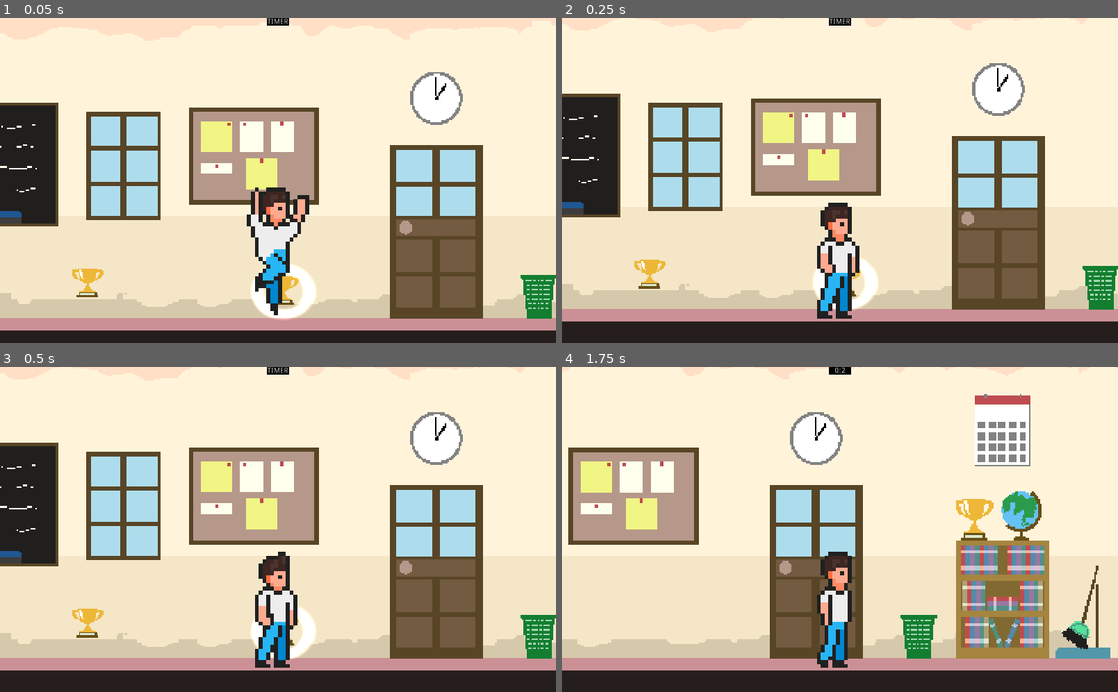
Above: before the commit, frames 1-4 (two rows, left to right).
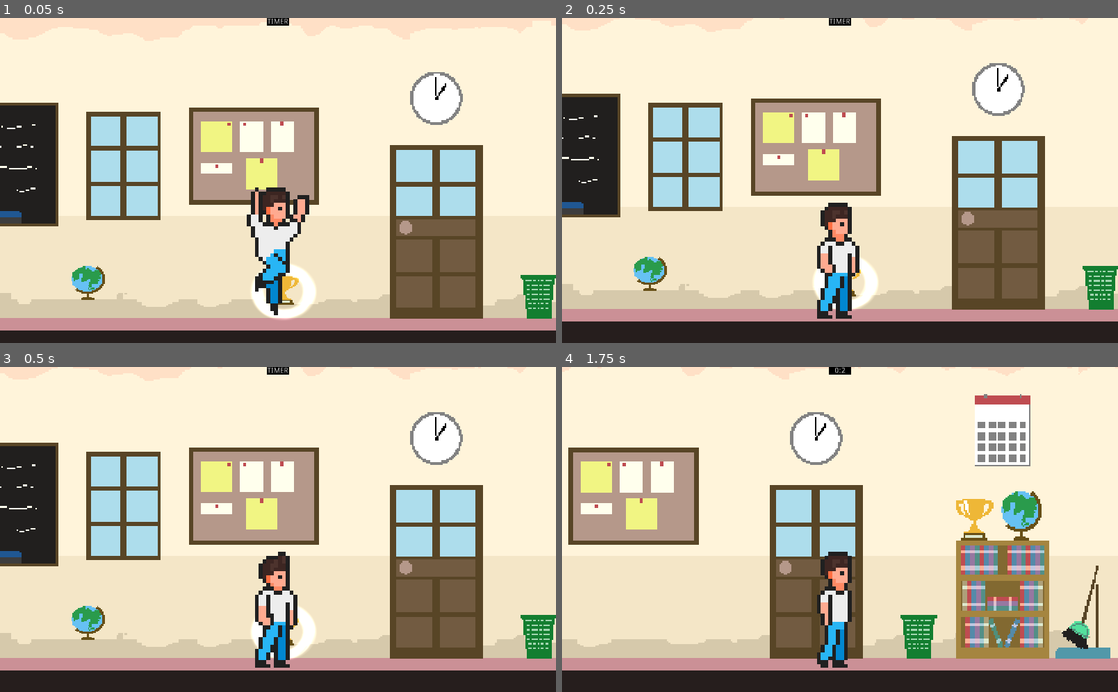
Above: after the commit, the same moments.

Repository: beyondchan28/GGJMakeMeLaugh
Game: Godot game, scene res://Scenes/World.tscn
Two runs of this game, one before a commit and one after it. Both use one fixed random seed, a clock stepped at 60 frames per second and the inputs below. The engine's default icon, where the game draws it, is replaced by a stand-in: a white triangle on a blue panel in a dark square.
Inputs (mouse positions are in pixels of both pictures, inside the frame that each line leads up to):
- Up to frame 1 (0.05 s): no input
- Up to frame 2 (0.25 s): no input
- Up to frame 3 (0.5 s): no input
- Up to frame 4 (1.75 s): tap Enter at 0.5 s; move the mouse to (962, 513) at 0.52 s; hold Space (throw) 0.53-1.28 s; hold D (right) from 0.53 s (still down); tap P (interact) at 0.6 s; click (962, 513) at 0.67 s; tap W (jump) at 0.77, 1.52 s; move the mouse to (728, 545) at 1.27 s; tap Space (throw) at 1.35 s; tap Q (next_dialogue, bound only after the commit) at 1.55 s

The runs differ from the first frame. In frame 1, 0.5% of the frame differs, in the area x 12-19%, y 76-87%; in frame 2, 0.5%; in frame 3, 0.5%; in frame 4, nothing differs.

Commit message:
improve core gameplay, win condition and pickups system

Diff:
--- a/Scenes/Classroom.tscn
+++ b/Scenes/Classroom.tscn
@@ -7,6 +7,8 @@
 [ext_resource path="res://Scripts/dialogue_trigger.gd" type="Script" id=5]
 [ext_resource path="res://Scenes/Pickup.tscn" type="PackedScene" id=6]
 [ext_resource path="res://Assets/Environment/pixelated_background.png" type="Texture" id=7]
+[ext_resource path="res://Assets/Throw Object/props_class_globe.png" type="Texture" id=8]
+[ext_resource path="res://Scenes/Enemy.tscn" type="PackedScene" id=9]
 
 [sub_resource type="AtlasTexture" id=1]
 atlas = ExtResource( 1 )
@@ -21,10 +23,6 @@
 
 [sub_resource type="RectangleShape2D" id=5]
 extents = Vector2( 10, 300 )
-
-[sub_resource type="CapsuleShape2D" id=7]
-radius = 18.0
-height = 100.0
 
 [sub_resource type="RectangleShape2D" id=4]
 
@@ -65,13 +63,7 @@
 position = Vector2( 675, -244 )
 shape = SubResource( 5 )
 
-[node name="Enemy" type="Area2D" parent="."]
-position = Vector2( 138, 417 )
-collision_layer = 4
-collision_mask = 4
-
-[node name="CollisionShape2D" type="CollisionShape2D" parent="Enemy"]
-shape = SubResource( 7 )
+[node name="Enemy" parent="." instance=ExtResource( 9 )]
 
 [node name="Area2D" type="Area2D" parent="."]
 position = Vector2( 896, -143 )
@@ -109,6 +101,9 @@
 
 [node name="Pickup" parent="." instance=ExtResource( 6 )]
 position = Vector2( 903, 442 )
+anger_damage = 20
 
 [node name="Pickup2" parent="." instance=ExtResource( 6 )]
 position = Vector2( 651, 432 )
+texture = ExtResource( 8 )
+anger_damage = 40
--- /dev/null
+++ b/Scenes/Enemy.tscn
@@ -0,0 +1,58 @@
+[gd_scene load_steps=6 format=2]
+
+[ext_resource path="res://Assets/Pixel Health Pack/healthbar4.png" type="Texture" id=1]
+[ext_resource path="res://Scripts/enemy.gd" type="Script" id=2]
+
+[sub_resource type="CapsuleShape2D" id=7]
+radius = 18.0
+height = 100.0
+
+[sub_resource type="AtlasTexture" id=8]
+atlas = ExtResource( 1 )
+region = Rect2( 140.111, 48.1484, 104.593, 20.1481 )
+
+[sub_resource type="AtlasTexture" id=9]
+atlas = ExtResource( 1 )
+region = Rect2( 12.25, 48.25, 105, 21 )
+
+[node name="Enemy" type="Area2D"]
+position = Vector2( 138, 417 )
+collision_layer = 4
+collision_mask = 4
+script = ExtResource( 2 )
+
+[node name="CollisionShape2D" type="CollisionShape2D" parent="."]
+shape = SubResource( 7 )
+
+[node name="MissPos" type="Node2D" parent="."]
+
+[node name="Position2D" type="Position2D" parent="MissPos"]
+position = Vector2( 76, 58 )
+
+[node name="Position2D2" type="Position2D" parent="MissPos"]
+position = Vector2( 162, 62 )
+
+[node name="Position2D3" type="Position2D" parent="MissPos"]
+position = Vector2( 121, 60 )
+
+[node name="Control" type="Control" parent="."]
+anchor_left = 0.5
+anchor_top = 0.5
+anchor_right = 0.5
+anchor_bottom = 0.5
+margin_left = -20.0
+margin_top = -20.0
+margin_right = 20.0
+margin_bottom = 20.0
+
+[node name="AngerMeter" type="TextureProgress" parent="Control"]
+anchor_left = 0.5
+anchor_top = 0.5
+anchor_right = 0.5
+anchor_bottom = 0.5
+margin_left = -53.0
+margin_top = -101.0
+margin_right = 51.0
+margin_bottom = -81.0
+texture_under = SubResource( 8 )
+texture_progress = SubResource( 9 )
--- a/Scenes/Player.tscn
+++ b/Scenes/Player.tscn
@@ -1,9 +1,10 @@
-[gd_scene load_steps=35 format=2]
+[gd_scene load_steps=53 format=2]
 
 [ext_resource path="res://Scripts/player.gd" type="Script" id=1]
 [ext_resource path="res://Scripts/throw_mechanic.gd" type="Script" id=2]
 [ext_resource path="res://Assets/Player/all.png" type="Texture" id=3]
 [ext_resource path="res://Scripts/throw_object_detector.gd" type="Script" id=4]
+[ext_resource path="res://Assets/Player/semua aset karakter utama.png" type="Texture" id=5]
 [ext_resource path="res://Scripts/timer.gd" type="Script" id=6]
 [ext_resource path="res://RuntimeData/runtime_data.tres" type="Resource" id=7]
 
@@ -65,25 +66,115 @@
 atlas = ExtResource( 3 )
 region = Rect2( 4160, 0, 160, 220 )
 
-[sub_resource type="AtlasTexture" id=47]
-atlas = ExtResource( 3 )
-region = Rect2( 1920, 0, 160, 220 )
-
-[sub_resource type="AtlasTexture" id=48]
-atlas = ExtResource( 3 )
-region = Rect2( 2080, 0, 160, 220 )
-
-[sub_resource type="AtlasTexture" id=49]
-atlas = ExtResource( 3 )
-region = Rect2( 2240, 0, 160, 220 )
-
-[sub_resource type="AtlasTexture" id=50]
-atlas = ExtResource( 3 )
-region = Rect2( 2400, 0, 160, 220 )
-
-[sub_resource type="AtlasTexture" id=51]
-atlas = ExtResource( 3 )
-region = Rect2( 2560, 0, 160, 220 )
+[sub_resource type="AtlasTexture" id=75]
+flags = 4
+atlas = ExtResource( 5 )
+region = Rect2( 0, 660, 159, 220 )
+
+[sub_resource type="AtlasTexture" id=76]
+flags = 4
+atlas = ExtResource( 5 )
+region = Rect2( 159, 660, 159, 220 )
+
+[sub_resource type="AtlasTexture" id=77]
+flags = 4
+atlas = ExtResource( 5 )
+region = Rect2( 318, 660, 159, 220 )
+
+[sub_resource type="AtlasTexture" id=78]
+flags = 4
+atlas = ExtResource( 5 )
+region = Rect2( 477, 660, 159, 220 )
+
+[sub_resource type="AtlasTexture" id=79]
+flags = 4
+atlas = ExtResource( 5 )
+region = Rect2( 636, 660, 159, 220 )
+
+[sub_resource type="AtlasTexture" id=80]
+flags = 4
+atlas = ExtResource( 5 )
+region = Rect2( 795, 660, 159, 220 )
+
+[sub_resource type="AtlasTexture" id=81]
+flags = 4
+atlas = ExtResource( 5 )
+region = Rect2( 954, 660, 159, 220 )
+
+[sub_resource type="AtlasTexture" id=82]
+flags = 4
+atlas = ExtResource( 5 )
+region = Rect2( 1113, 660, 159, 220 )
+
+[sub_resource type="AtlasTexture" id=83]
+flags = 4
+atlas = ExtResource( 5 )
+region = Rect2( 1272, 660, 159, 220 )
+
+[sub_resource type="AtlasTexture" id=84]
+flags = 4
+atlas = ExtResource( 5 )
+region = Rect2( 1431, 660, 159, 220 )
+
+[sub_resource type="AtlasTexture" id=63]
+flags = 4
+atlas = ExtResource( 5 )
+region = Rect2( 0, 440, 159, 220 )
+
+[sub_resource type="AtlasTexture" id=64]
+flags = 4
+atlas = ExtResource( 5 )
+region = Rect2( 159, 440, 159, 220 )
+
+[sub_resource type="AtlasTexture" id=65]
+flags = 4
+atlas = ExtResource( 5 )
+region = Rect2( 318, 440, 159, 220 )
+
+[sub_resource type="AtlasTexture" id=66]
+flags = 4
+atlas = ExtResource( 5 )
+region = Rect2( 477, 440, 159, 220 )
+
+[sub_resource type="AtlasTexture" id=67]
+flags = 4
+atlas = ExtResource( 5 )
+region = Rect2( 636, 440, 159, 220 )
+
+[sub_resource type="AtlasTexture" id=68]
+flags = 4
+atlas = ExtResource( 5 )
+region = Rect2( 795, 440, 159, 220 )
+
+[sub_resource type="AtlasTexture" id=69]
+flags = 4
+atlas = ExtResource( 5 )
+region = Rect2( 954, 440, 159, 220 )
+
+[sub_resource type="AtlasTexture" id=70]
+flags = 4
+atlas = ExtResource( 5 )
+region = Rect2( 1113, 440, 159, 220 )
+
+[sub_resource type="AtlasTexture" id=71]
+flags = 4
+atlas = ExtResource( 5 )
+region = Rect2( 1272, 440, 159, 220 )
+
+[sub_resource type="AtlasTexture" id=72]
+flags = 4
+atlas = ExtResource( 5 )
+region = Rect2( 1431, 440, 159, 220 )
+
+[sub_resource type="AtlasTexture" id=73]
+flags = 4
+atlas = ExtResource( 5 )
+region = Rect2( 1590, 440, 159, 220 )
+
+[sub_resource type="AtlasTexture" id=74]
+flags = 4
+atlas = ExtResource( 5 )
+region = Rect2( 1749, 440, 159, 220 )
 
 [sub_resource type="AtlasTexture" id=39]
 atlas = ExtResource( 3 )
@@ -126,9 +217,14 @@
 "name": "jump",
 "speed": 10.0
 }, {
-"frames": [ SubResource( 47 ), SubResource( 48 ), SubResource( 49 ), SubResource( 50 ), SubResource( 51 ) ],
+"frames": [ SubResource( 75 ), SubResource( 76 ), SubResource( 77 ), SubResource( 78 ), SubResource( 79 ), SubResource( 80 ), SubResource( 81 ), SubResource( 82 ), SubResource( 83 ), SubResource( 84 ) ],
 "loop": false,
 "name": "sit_down",
+"speed": 10.0
+}, {
+"frames": [ SubResource( 63 ), SubResource( 64 ), SubResource( 65 ), SubResource( 66 ), SubResource( 67 ), SubResource( 68 ), SubResource( 69 ), SubResource( 70 ), SubResource( 71 ), SubResource( 72 ), SubResource( 73 ), SubResource( 74 ) ],
+"loop": false,
+"name": "throw",
 "speed": 10.0
 }, {
 "frames": [ SubResource( 39 ), SubResource( 40 ), SubResource( 41 ), SubResource( 42 ), SubResource( 43 ), SubResource( 44 ) ],
@@ -199,8 +295,8 @@
 [node name="AnimatedSprite" type="AnimatedSprite" parent="."]
 position = Vector2( 0, -106 )
 frames = SubResource( 10 )
-animation = "idle"
-frame = 3
+animation = "throw"
+frame = 11
 playing = true
 
 [node name="CanvasLayer" type="CanvasLayer" parent="."]
@@ -235,3 +331,6 @@
 [node name="CollisionShape2D" type="CollisionShape2D" parent="ThrowObjectDetector"]
 position = Vector2( 0, -75 )
 shape = SubResource( 52 )
+
+[node name="ThrowPos" type="Position2D" parent="."]
+position = Vector2( -32, -131 )
--- a/Scenes/ThrownObject.tscn
+++ b/Scenes/ThrownObject.tscn
@@ -6,9 +6,12 @@
 [sub_resource type="RectangleShape2D" id=1]
 extents = Vector2( 20, 20 )
 
+[sub_resource type="RectangleShape2D" id=2]
+extents = Vector2( 20, 20 )
+
 [node name="ThrownObject" type="KinematicBody2D"]
 collision_layer = 8
-collision_mask = 5
+collision_mask = 0
 script = ExtResource( 1 )
 
 [node name="CollisionShape2D" type="CollisionShape2D" parent="."]
@@ -17,3 +20,12 @@
 [node name="Sprite" type="Sprite" parent="."]
 position = Vector2( 0.499999, 0.499999 )
 texture = ExtResource( 2 )
+
+[node name="CollisionDetection" type="Area2D" parent="."]
+collision_layer = 5
+collision_mask = 5
+
+[node name="CollisionShape2D" type="CollisionShape2D" parent="CollisionDetection"]
+shape = SubResource( 2 )
+
+[node name="VisibilityNotifier2D" type="VisibilityNotifier2D" parent="."]
--- a/Scripts/dialogue_manager.gd
+++ b/Scripts/dialogue_manager.gd
@@ -25,6 +25,10 @@
 		else:
 			GameEvents.emit_signal("dialog_finished")
 
+func _unhandled_key_input(event):
+	if event.is_action_pressed("next_dialogue"):
+		_next_slide()
+
 func show_slide():
 	_dialog_text.text = _current_dialogue.dialog_slides[_current_slides_index]
 
--- /dev/null
+++ b/Scripts/enemy.gd
@@ -0,0 +1,16 @@
+extends Area2D
+
+onready var anger_meter = $Control/AngerMeter
+
+func _ready():
+	anger_meter.connect("value_changed", self, "anger_meter_changed")
+
+func pissed_off(anger_damage):
+	anger_meter.value += anger_damage
+
+func anger_meter_changed(val: float):
+	print(val)
+	if val < 50.0:
+		print("First Ending")
+	else:
+		print("Other Ending")
--- a/Scripts/pickup.gd
+++ b/Scripts/pickup.gd
@@ -2,7 +2,7 @@
 
 export(float) var diff_percentage:float = 75.0
 export(Texture) var texture: Texture
-var anger_damage: int = 5
+export(int) var anger_damage: int = 5
 
 func _ready():
 	$Sprite.set_texture(texture)
--- a/Scripts/player.gd
+++ b/Scripts/player.gd
@@ -67,13 +67,27 @@
 	obj_to_throw.damage = anger_damage
 	obj_to_throw.get_node("Sprite").set_texture(texture)
 
-func throw():
+func throw(target_pos):
+	play_anim("throw")
+	yield(anim, "animation_finished")
+	self.get_parent().add_child(obj_to_throw)
+	obj_to_throw.position = $ThrowPos.global_position
+	obj_to_throw.launch(target_pos)
+	is_has_throw_obj = false
+	self.set_physics_process(true)
+	self.get_parent().get_node("Classroom/SitArea").set_physics_process(true)
+
+func on_point_throw():
 	if obj_to_throw != null:
-		self.get_parent().add_child(obj_to_throw)
-		obj_to_throw.position = self.position
 		if enemy:
-			obj_to_throw.launch(enemy.position)
-			is_has_throw_obj = false
-			self.set_physics_process(true)
+			throw(enemy.position)
 	else:
 		print("object_to_throw is null")
+
+func miss_throw():
+	if obj_to_throw != null:
+		var miss_poses = enemy.get_node("MissPos").get_children()
+		var rand_pos = miss_poses[randi() % miss_poses.size()].global_position
+		throw(rand_pos)
+	else:
+		print("object_to_throw is null")
--- a/Scripts/sit_area.gd
+++ b/Scripts/sit_area.gd
@@ -11,6 +11,7 @@
 				body.play_anim("sit_down")
 				yield(body.anim, "animation_finished")
 				set_slider_enabled(body)
+				self.set_physics_process(false)
 
 func set_slider_enabled(body):
 	body.get_node("Throw/HSlider").set_visible(true)
--- a/Scripts/throw_mechanic.gd
+++ b/Scripts/throw_mechanic.gd
@@ -54,9 +54,9 @@
 	var val_percentage = self.max_value * (percent / 100.0)
 	bot_bar = self.min_value + val_percentage/2.0
 	top_bar = self.max_value - val_percentage/2.0
-	print("percentage : ", val_percentage)
-	print("bot_bar : ", bot_bar)
-	print("top_bar : ", top_bar)
+#	print("percentage : ", val_percentage)
+#	print("bot_bar : ", bot_bar)
+#	print("top_bar : ", top_bar)
 
 
 func reset_margin():
@@ -74,5 +74,7 @@
 	if event.is_action_pressed("throw"):
 #		is_stop = true
 		if is_on_point:
-			player.throw()
-			self_disabled()
+			player.on_point_throw()
+		else:
+			player.miss_throw()
+		self_disabled()
--- a/Scripts/throw_object_detector.gd
+++ b/Scripts/throw_object_detector.gd
@@ -11,7 +11,7 @@
 	for area in coll_areas:
 		if area.is_in_group("pickup_obj"):
 			if !player.is_has_throw_obj and Input.is_action_just_pressed("interact"):
-				print("happen")
+#				print("happen")
 				player.set_throw_obj(area.texture, area.anger_damage)
 				player.get_node("Throw/HSlider").set_calc_diff(area.diff_percentage)
 				area.queue_free()
--- a/Scripts/thrown_object.gd
+++ b/Scripts/thrown_object.gd
@@ -10,7 +10,8 @@
 var damage: int = 0
 
 func _ready():
-	pass
+	$CollisionDetection.connect("area_entered", self, "colliding")
+	$VisibilityNotifier2D.connect("screen_exited", self, "exit_screen")
 
 
 func _physics_process(delta):
@@ -45,3 +46,14 @@
 #	print("height %s" % arc_height)
 
 	vel = calc_arc_vel(global_position, target_position, arc_height, GRAVITY)
+
+#hitting enemy only because the collision mask and layer matching
+func colliding(area):
+	print("damage : ", damage)
+	print("collided with : ", area.name)
+	area.pissed_off(damage)
+	queue_free()
+
+func exit_screen():
+#	print("ExitScreen")
+	queue_free()
--- a/project.godot
+++ b/project.godot
@@ -92,6 +92,13 @@
 interact={
 "deadzone": 0.5,
 "events": [ Object(InputEventKey,"resource_local_to_scene":false,"resource_name":"","device":0,"alt":false,"shift":false,"control":false,"meta":false,"command":false,"pressed":false,"scancode":80,"physical_scancode":0,"unicode":0,"echo":false,"script":null)
+, Object(InputEventKey,"resource_local_to_scene":false,"resource_name":"","device":0,"alt":false,"shift":false,"control":false,"meta":false,"command":false,"pressed":false,"scancode":75,"physical_scancode":0,"unicode":0,"echo":false,"script":null)
+ ]
+}
+next_dialogue={
+"deadzone": 0.5,
+"events": [ Object(InputEventKey,"resource_local_to_scene":false,"resource_name":"","device":0,"alt":false,"shift":false,"control":false,"meta":false,"command":false,"pressed":false,"scancode":81,"physical_scancode":0,"unicode":0,"echo":false,"script":null)
+, Object(InputEventKey,"resource_local_to_scene":false,"resource_name":"","device":0,"alt":false,"shift":false,"control":false,"meta":false,"command":false,"pressed":false,"scancode":76,"physical_scancode":0,"unicode":0,"echo":false,"script":null)
  ]
 }
 
Not shown: 1 places in Scenes/Classroom.tscn that only renumber resources
Not shown: 1 places in Scenes/ThrownObject.tscn that only renumber resources
